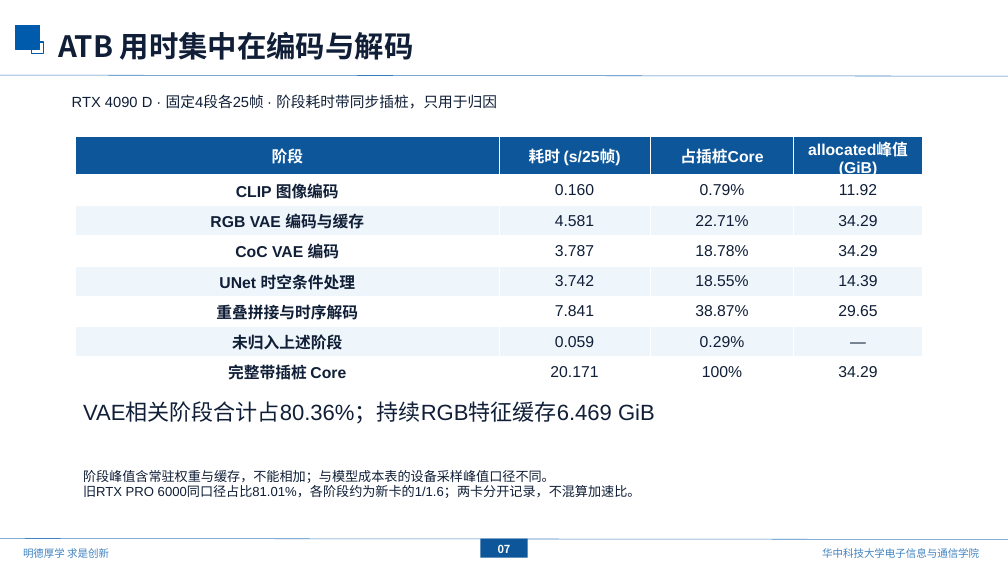
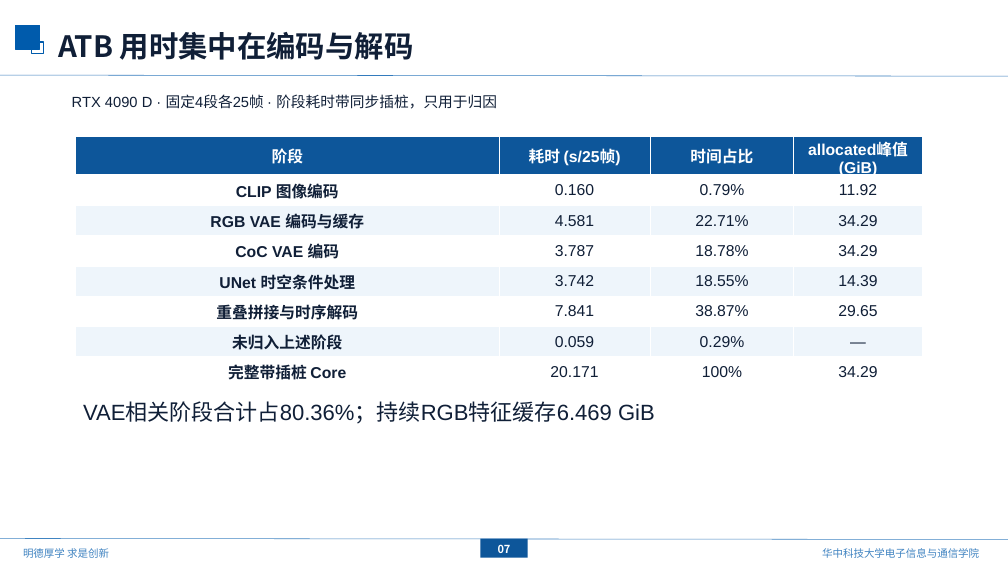
Before and after one commit to mengmcy1/OPPO-depth-guided-video-bokeh, a slide deck: slide 8 of 汇报/下次汇报草稿_基线更新与ATB分析/基线更新与ATB效率分析_草稿.pptx. Drawn at 1008x567 pixels with LibreOffice and Linux fonts; fonts in the diff are those of the drawing; background and template pictures are left out. Boxes give left, top, right and bottom in pixels: in the first picture for what was removed or moved away, otherwise in the second. Text is boxed around its words. In the diff, an @@ line names an element or a change of style, - is before the commit and + after.

```diff
--- a/汇报/下次汇报草稿_基线更新与ATB分析/基线更新与ATB效率分析_草稿.pptx
+++ b/汇报/下次汇报草稿_基线更新与ATB分析/基线更新与ATB效率分析_草稿.pptx
@@ table at (76,136,923,384) @@
-row 1, column 3: 占插桩Core
+row 1, column 3: 时间占比
@@ text removed at (83,470,641,498) @@
-阶段峰值含常驻权重与缓存，不能相加；与模型成本表的设备采样峰值口径不同。
-旧RTX PRO 6000同口径占比81.01%，各阶段约为新卡的1/1.6；两卡分开记录，不混算加速比。
```
Also in this commit, not shown: 1 other slide changed, 1 other file.
